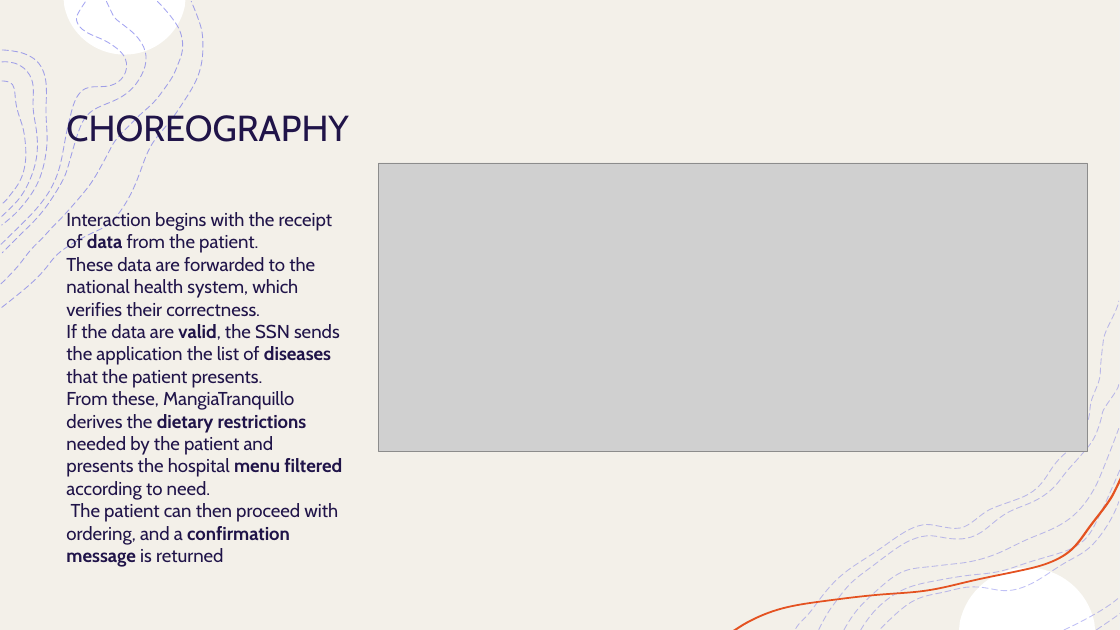
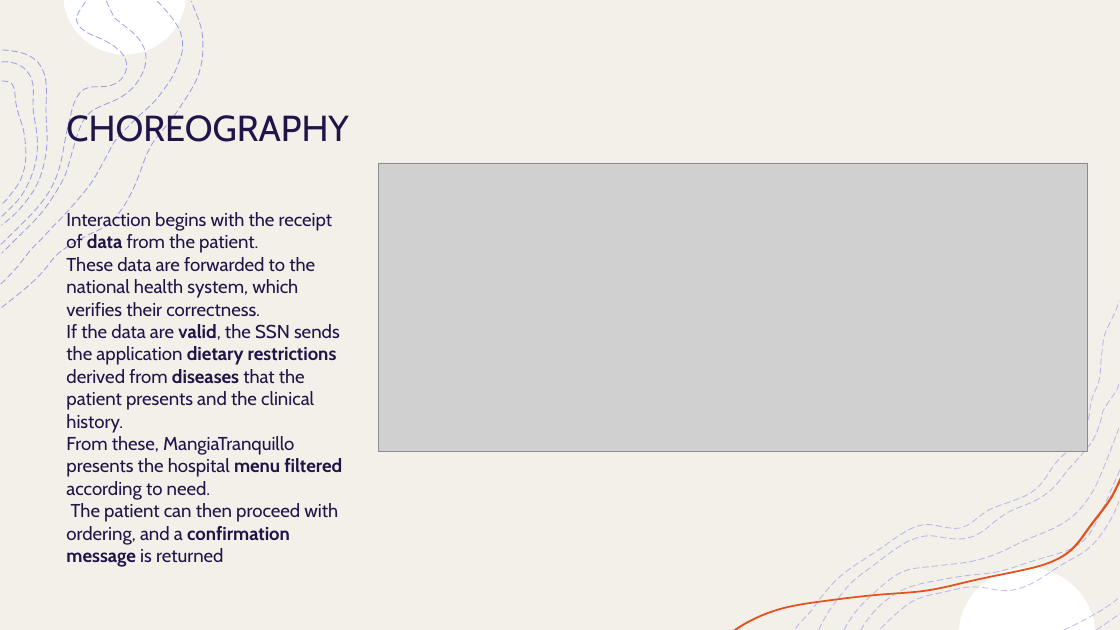
Before and after one commit to matteovisotto/PSD-FinalProject, a slide deck: slide 11 of Presentation/MANGIA TRANQUILLO.pptx. Drawn at 1120x630 pixels with LibreOffice and Linux fonts; fonts in the diff are those of the drawing; grey boxes stand for pictures. Boxes give left, top, right and bottom in pixels: in the first picture for what was removed or moved away, otherwise in the second. Text is boxed around its words. In the diff, an @@ line names an element or a change of style, - is before the commit and + after.

Commit message:
Modified presentation and added service description

```diff
--- a/Presentation/MANGIA TRANQUILLO.pptx
+++ b/Presentation/MANGIA TRANQUILLO.pptx
@@ text at bbox=[66, 211, 342, 567]: text changed @@
-Interaction begins with the receipt of data from the patient.
-These data are forwarded to the national health system, which verifies their correctness.
-If the data are valid, the SSN sends the application the list of diseases that the patient presents.
-From these, MangiaTranquillo derives the dietary restrictions needed by the patient and presents the hospital menu filtered according to need.
-The patient can then proceed with ordering, and a confirmation message is returned
+Interaction begins with the receipt of data from the patient.
+These data are forwarded to the national health system, which verifies their correctness.
+If the data are valid, the SSN sends the application dietary restrictions derived from diseases that the patient presents and the clinical history.
+From these, MangiaTranquillo presents the hospital menu filtered according to need.
+The patient can then proceed with ordering, and a confirmation message is returned
```
Also in this commit, not shown: 1 other file.
